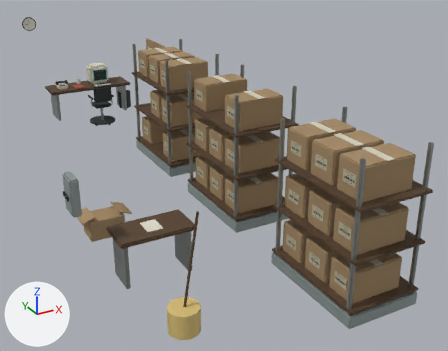
Renders of the glTF model assets/models/backrooms.glb from each side of a commit.
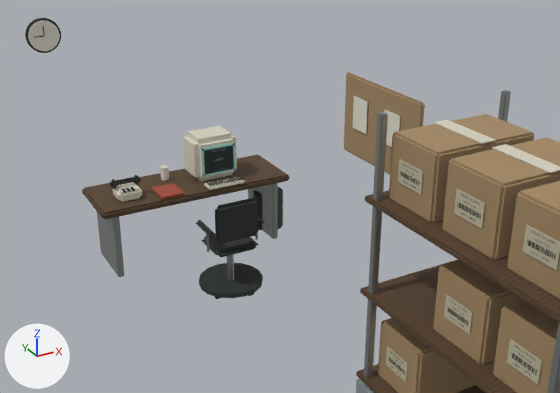
Each version appears first whole from a 50 mm lens placed at (3.03, -10.52, 5.16), pointed at (8.27, -1.0, 0.4), and next in a close-up from a 50 mm lens placed at (4.75, -1.98, 3.97), pointed at (8.29, 4.45, 0.76). The lights are fixed; the arrows at lower left show +X, +Y and +Z. The first two pictures are the older version. Vertices at exactly the same position are counted once.

Before the edit, the objects in view are built like this:
```python
mat_shipping = principled_material('shipping')
mat_shipping.texture = img_shipping
mat_shipping.roughness = 0.65
me_office_desk = bpy.data.meshes.new('Office desk')
me_office_desk.from_pydata(...)  # 3836 vertices, 6962 faces; spans x -2.78..1.31, y -10.7..0.62, z -0.74..1.78
me_office_desk.materials.append(mat_wood)
me_office_desk.materials.append(mat_steel)  # grey #a6aaa8
me_office_desk.materials.append(mat_cream)  # pale yellow #d7d3c0
me_office_desk.materials.append(mat_screen)  # cyan #61867e, glowing dark cyan #52726b
me_office_desk.materials.append(mat_cctv_standby)
me_office_desk.materials.append(mat_dark)  # dark grey #2c3230
me_office_desk.materials.append(mat_red)  # red #a24835
me_office_desk.materials.append(mat_rubber)  # black #242827
me_office_desk.materials.append(mat_cardboard)  # brown #a48965
me_office_desk.materials.append(mat_paper)  # light grey #e1ddce
me_office_desk.materials.append(mat_shelf)  # grey #99a6a4
me_office_desk.materials.append(mat_shipping)  # picture img_shipping
me_office_desk.materials.append(mat_yellow)  # yellow #d7bd76
ob_backrooms = bpy.data.objects.new('backrooms', me_office_desk)
ob_backrooms.location = (7.6, 5.25, 0.74)
```
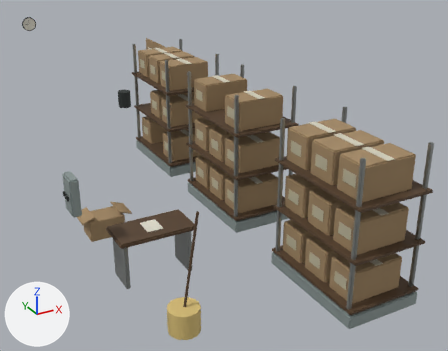
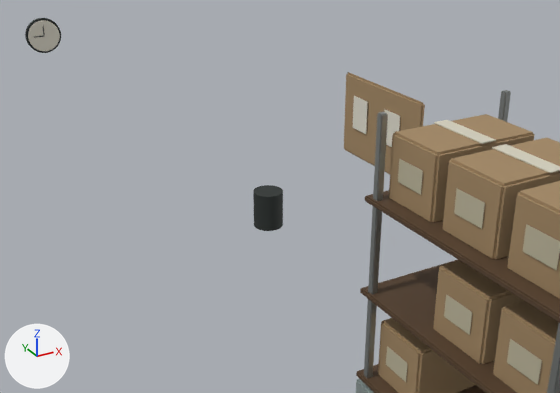
Where the newer file only moved an object's origin or applied its transform, the numbers keep the older frame.

What changed in the scene script:
```text
Change mat_shipping:
    add n3 = _N.new('ShaderNodeUVMap'); n3.name = 'UV Map'
    add n3.uv_map = 'UVMap.-01'
    where n2 = _N.new('ShaderNodeTexImage'); n2.name = 'Image Texture'
    add _L.new(n3.outputs[0], n2.inputs[0])  # 'UV' to 'Vector'
Change me_office_desk:
    used by ob_backrooms; location = (7.6, 5.25, 0.74)
    remove me_office_desk.from_pydata(...)  # 3836 vertices, 6962 faces; spans x -2.78..1.31, y -10.7..0.62, z -0.74..1.78
    add me_office_desk.from_pydata(...)  # 2336 vertices, 4156 faces; spans x -2.78..1.31, y -10.7..0.62, z -0.74..1.78
    me_office_desk part 1: 48 loose pieces with 1500 vertices, spanning x -1.05..1.05, y -1.35..0.38, z -0.74..0.52, are deleted
    remove me_office_desk.materials.append(mat_screen)  # cyan #61867e, glowing dark cyan #52726b
    remove me_office_desk.materials.append(mat_cctv_standby)
    remove me_office_desk.materials.append(mat_red)  # red #a24835
    remove me_office_desk.materials.append(mat_rubber)  # black #242827
```

Boxes [x1, y1, x2, y2] around the edits, measured in the close-ups (560 x 393 px):
'backrooms', reshaped
    both: [25, 18, 560, 393]
part 1 of me_office_desk, deleted
    before: [82, 126, 289, 299]
